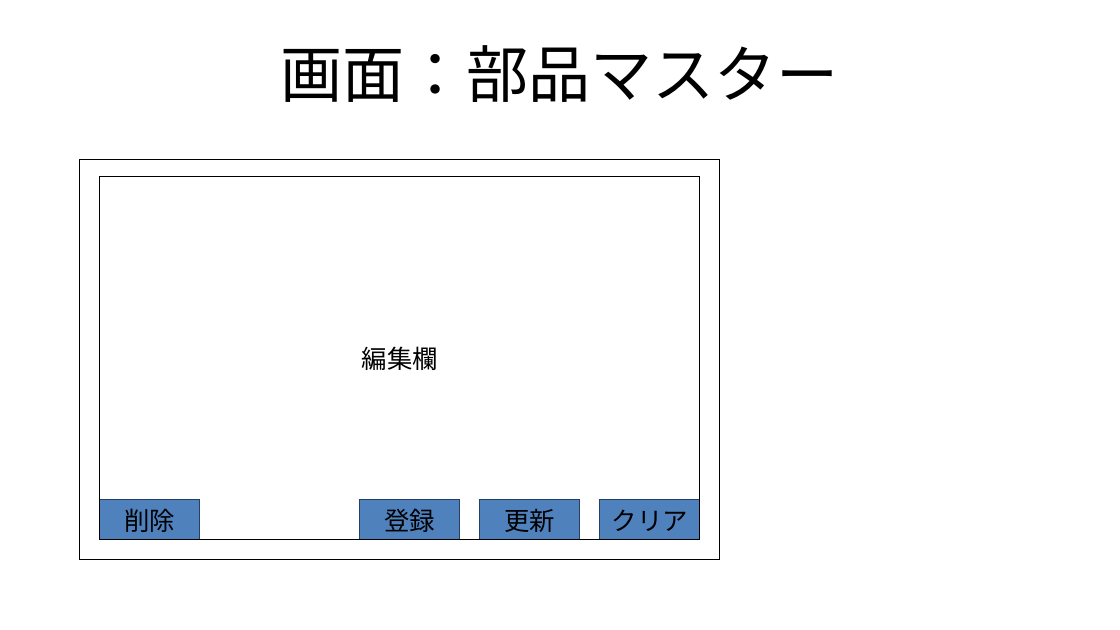
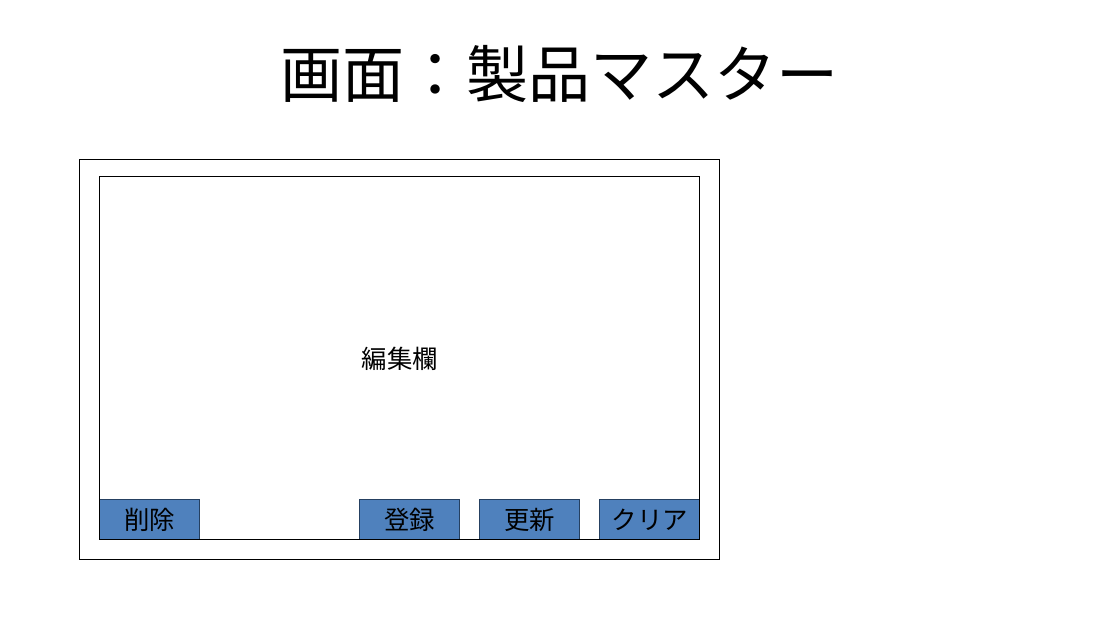
Before and after one commit to roja1988/88_WorkProduct, a slide deck: slide 10 of document/制作物_案.pptx. Drawn at 1120x630 pixels with LibreOffice and Linux fonts; fonts in the diff are those of the drawing. Boxes give left, top, right and bottom in pixels: in the first picture for what was removed or moved away, otherwise in the second. Text is boxed around its words. In the diff, an @@ line names an element or a change of style, - is before the commit and + after.

Commit message:
プラモデル在庫管理に変更、再度ナビメニューを共通部品化

```diff
--- a/document/制作物_案.pptx
+++ b/document/制作物_案.pptx
@@ title at (x1=280, y1=45, x2=839, y2=102): text changed @@
-画面：部品マスター
+画面：製品マスター
```
Also in this commit, not shown: 7 other slides changed, 20 other files.
